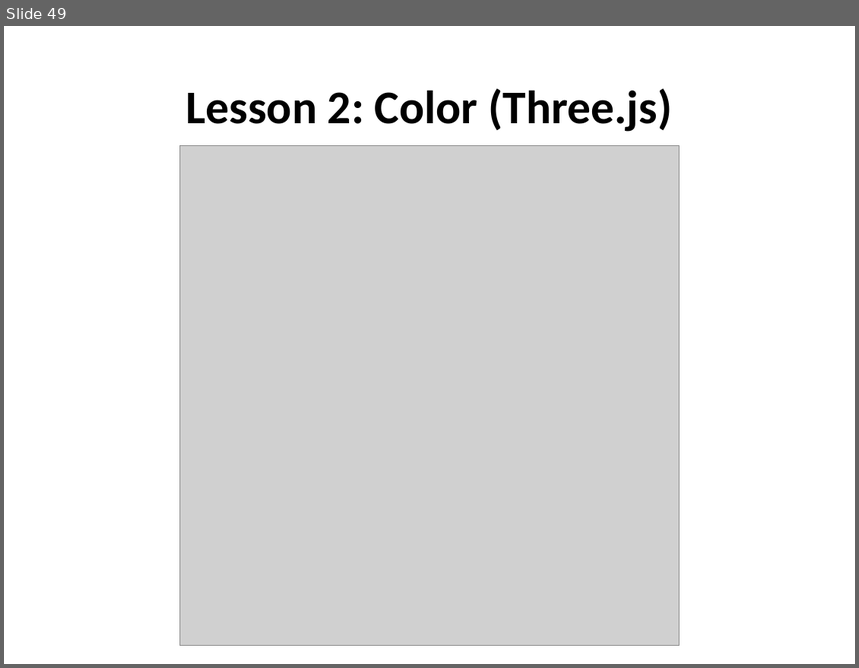
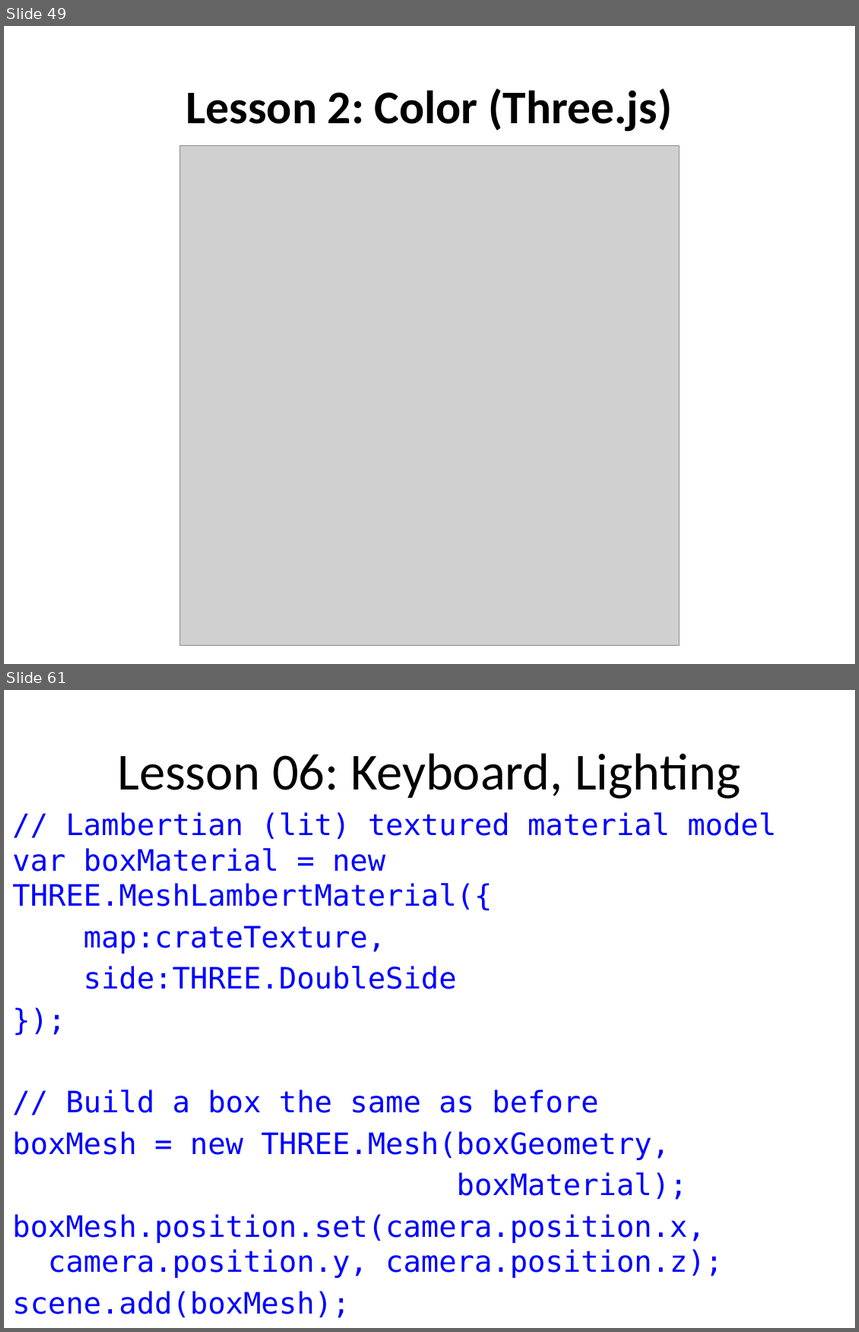
Before and after one commit to uva-graphics/webgl, a slide deck: slides.pptx. Shown one above the other, each under a label of ours: slide 49 before the commit, slides 49 and 61 after it; the slides between them are not shown. The pictures are 859x668 and 859x1332 pixels, drawn with LibreOffice and Linux fonts; fonts in the diff are those of the drawing; grey boxes stand for pictures. Boxes give left, top, right and bottom in pixels: in the first picture for what was removed or moved away, otherwise in the second. Text is boxed around its words. In the diff, an @@ line names an element or a change of style, - is before the commit and + after.

```diff
--- a/slides.pptx
+++ b/slides.pptx
@@ slide 61 added at (4, 690, 855, 1328), background #FFFFFF @@
@@ title added at (117, 753, 740, 799), 44 pt, text #000000 @@
+Lesson 06: Keyboard, Lighting
@@ text added at (12, 812, 777, 1319), 25 pt, text #0000FF @@
+// Lambertian (lit) textured material model
+var boxMaterial = new THREE.MeshLambertMaterial({
+map:crateTexture,
+side:THREE.DoubleSide
+});
+// Build a box the same as before
+boxMesh = new THREE.Mesh(boxGeometry,
+boxMaterial);
+boxMesh.position.set(camera.position.x,
+camera.position.y, camera.position.z);
+scene.add(boxMesh);
```
Also in this commit, not shown: 14 other slides added, 1 slide removed, 1 other file.
